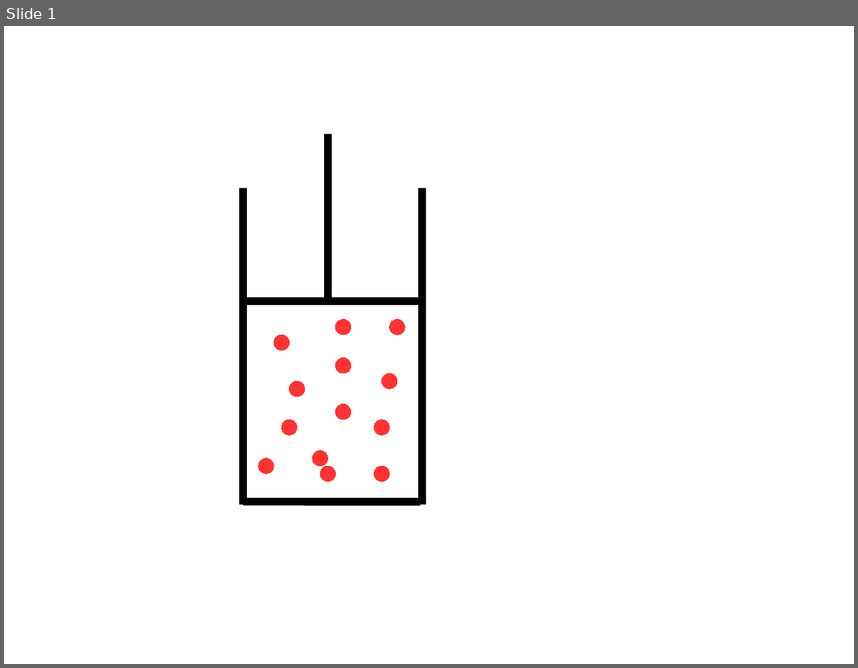
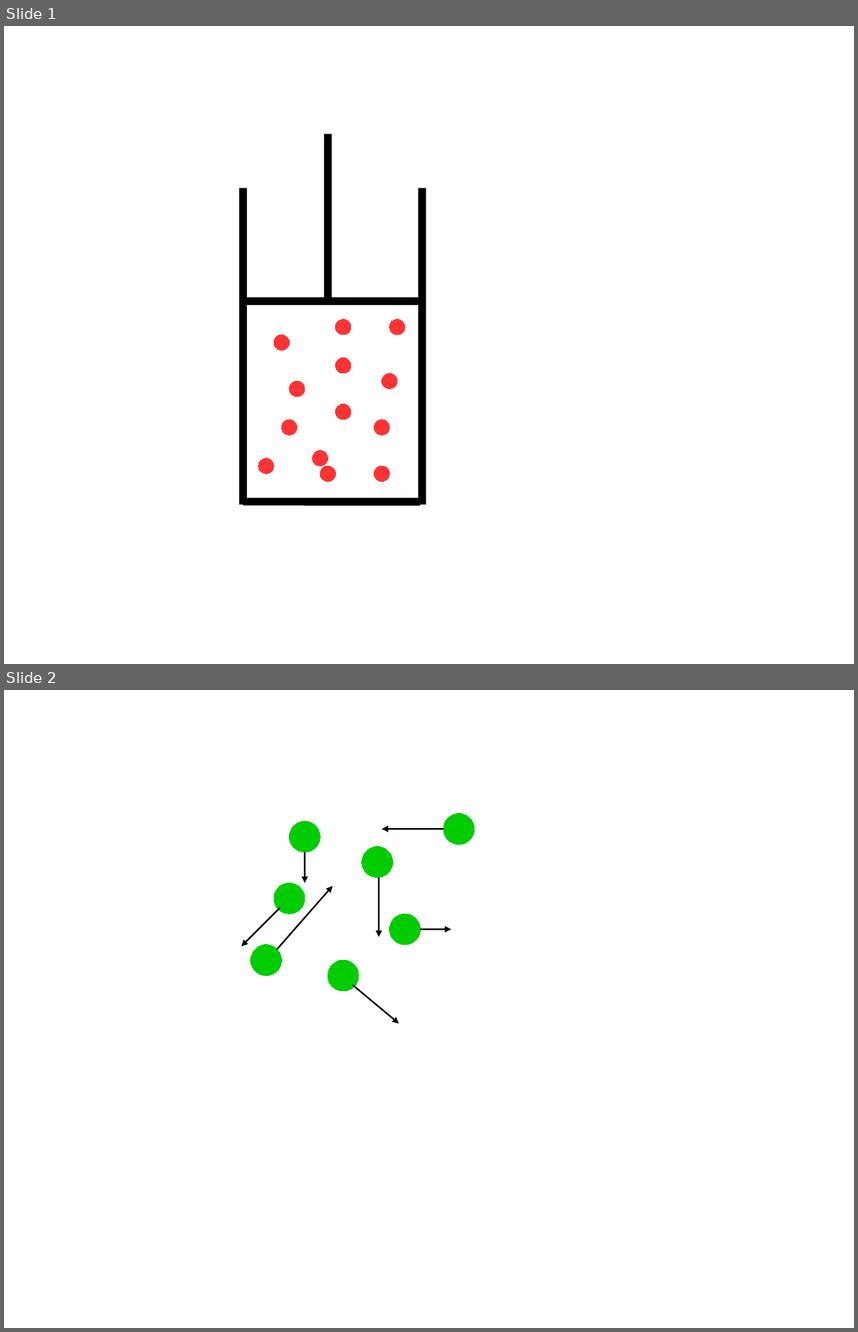
Before and after one commit to clpetrie/nuclear, a slide deck: work/suu_interview/teaching_presentation/figures/myfigures.odp. Shown one above the other, each under a label of ours: slide 1 before the commit, slides 1 and 2 after it. The pictures are 858x668 and 858x1332 pixels, drawn with LibreOffice and Linux fonts; fonts in the diff are those of the drawing. Boxes give left, top, right and bottom in pixels: in the first picture for what was removed or moved away, otherwise in the second. Text is boxed around its words. In the diff, an @@ line names an element or a change of style, - is before the commit and + after.

Commit message:
I have added my research presentation for SUU, both talks have been reviewed by Sharee.

```diff
--- a/work/suu_interview/teaching_presentation/figures/myfigures.odp
+++ b/work/suu_interview/teaching_presentation/figures/myfigures.odp
@@ slide 2 added at (4,690,854,1328), background #FFFFFF @@
@@ ellipse added at (444,814,475,845), fill #00CC00, outline #00CC00 0 pt @@
@@ ellipse added at (290,821,320,852), fill #00CC00, outline #00CC00 0 pt @@
@@ arrow added from (444, 829) to (382, 829), #000000 1.45 pt @@
@@ arrow added from (305, 852) to (305, 883), #000000 1.45 pt @@
@@ ellipse added at (362,847,392,878), fill #00CC00, outline #00CC00 0 pt @@
@@ ellipse added at (274,883,305,914), fill #00CC00, outline #00CC00 0 pt @@
@@ arrow added from (277, 949) to (332, 886), #000000 1.45 pt @@
@@ arrow added from (379, 878) to (379, 937), #000000 1.45 pt @@
@@ arrow added from (280, 907) to (241, 946), #000000 1.45 pt @@
@@ ellipse added at (390,914,421,945), fill #00CC00, outline #00CC00 0 pt @@
@@ arrow added from (421, 929) to (451, 929), #000000 1.45 pt @@
@@ ellipse added at (251,945,281,976), fill #00CC00, outline #00CC00 0 pt @@
@@ ellipse added at (328,960,359,991), fill #00CC00, outline #00CC00 0 pt @@
@@ arrow added from (352, 985) to (399, 1023), #000000 1.45 pt @@
```
Also in this commit, not shown: 41 other files.
